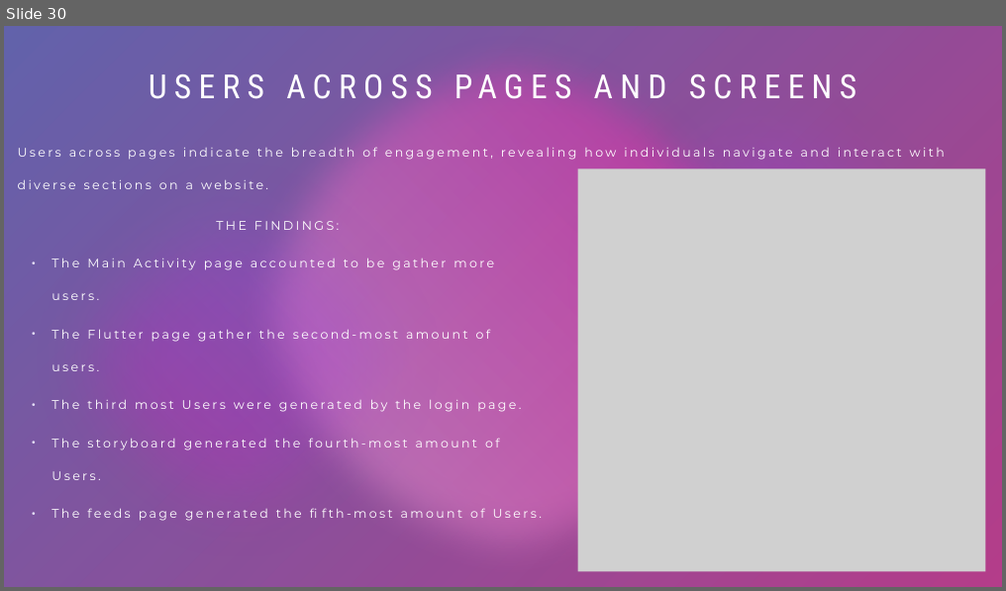
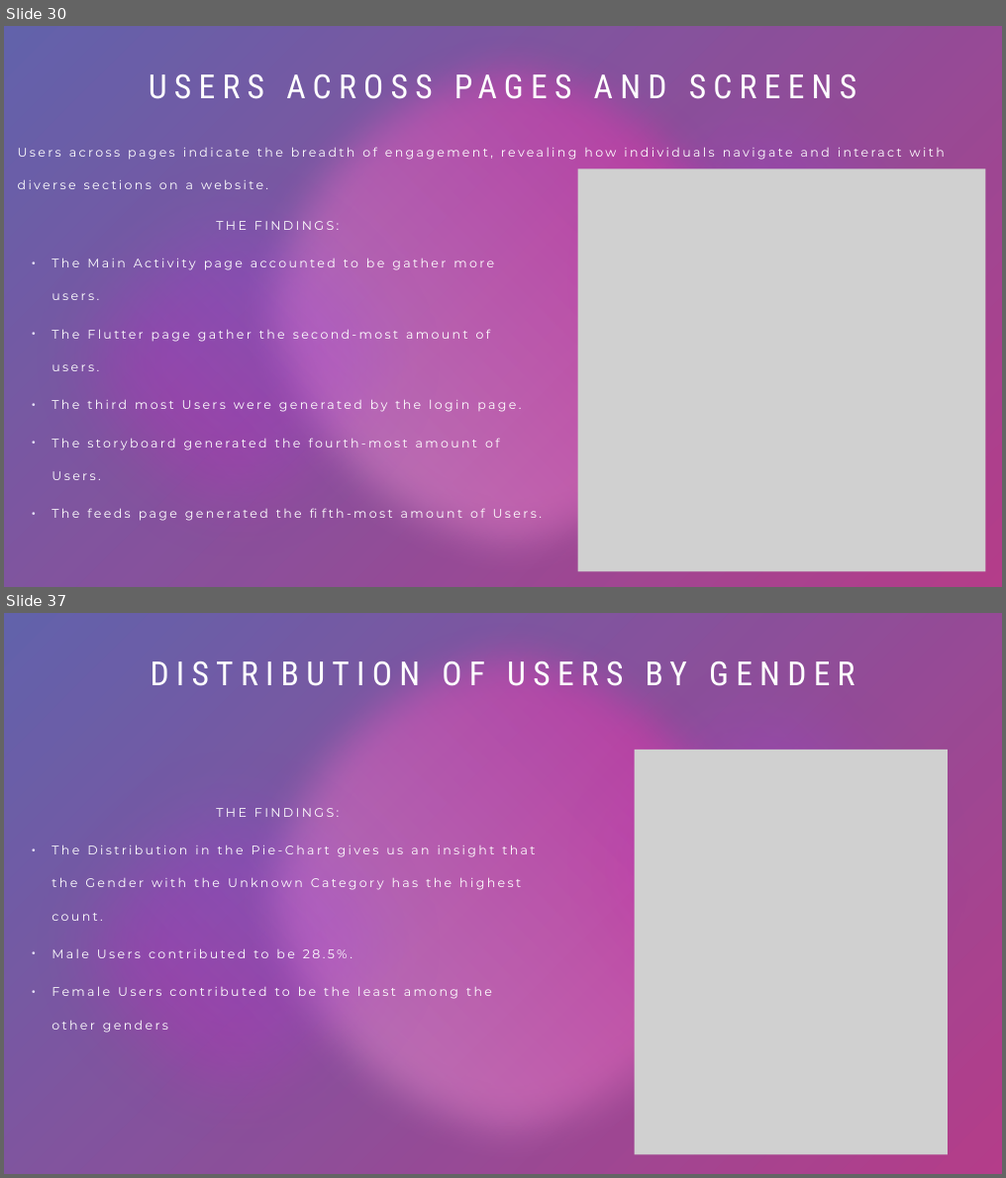
Before and after one commit to ShanmugavelS26/Promilo-Task, a slide deck: Promilo_Assignment(BA).pptx. Shown one above the other, each under a label of ours: slide 30 before the commit, slides 30 and 37 after it; the slides between them are not shown. The pictures are 1006x591 and 1006x1178 pixels, drawn with LibreOffice and Linux fonts; fonts in the diff are those of the drawing; grey boxes stand for pictures; background and template pictures are left out; a plain dark background stands for a picture behind light text. Boxes give left, top, right and bottom in pixels: in the first picture for what was removed or moved away, otherwise in the second. Text is boxed around its words. In the diff, an @@ line names an element or a change of style, - is before the commit and + after.

Commit message:
Updated PPT
updated PPT

```diff
--- a/Promilo_Assignment(BA).pptx
+++ b/Promilo_Assignment(BA).pptx
@@ slide 37 added at (x1=4, y1=613, x2=1002, y2=1174), background picture (left out); not listed: 7 template elements that a slide beside it also shows @@
@@ title added at (x1=151, y1=662, x2=854, y2=686), 32 pt, text #FFFFFF @@
+DISTRIBUTION OF USERS BY GENDER
@@ picture added at (x1=635, y1=750, x2=947, y2=1155) @@
@@ text added at (x1=52, y1=808, x2=535, y2=1033), 12 pt, text #FFFFFF @@
+THE FINDINGS:
+  • The Distribution in the Pie-Chart gives us an insight that the Gender with the Unknown Category has the highest count.
+  • Male Users contributed to be 28.5%.
+  • Female Users contributed to be the least among the other genders
```
Also in this commit, not shown: 24 other slides added.
